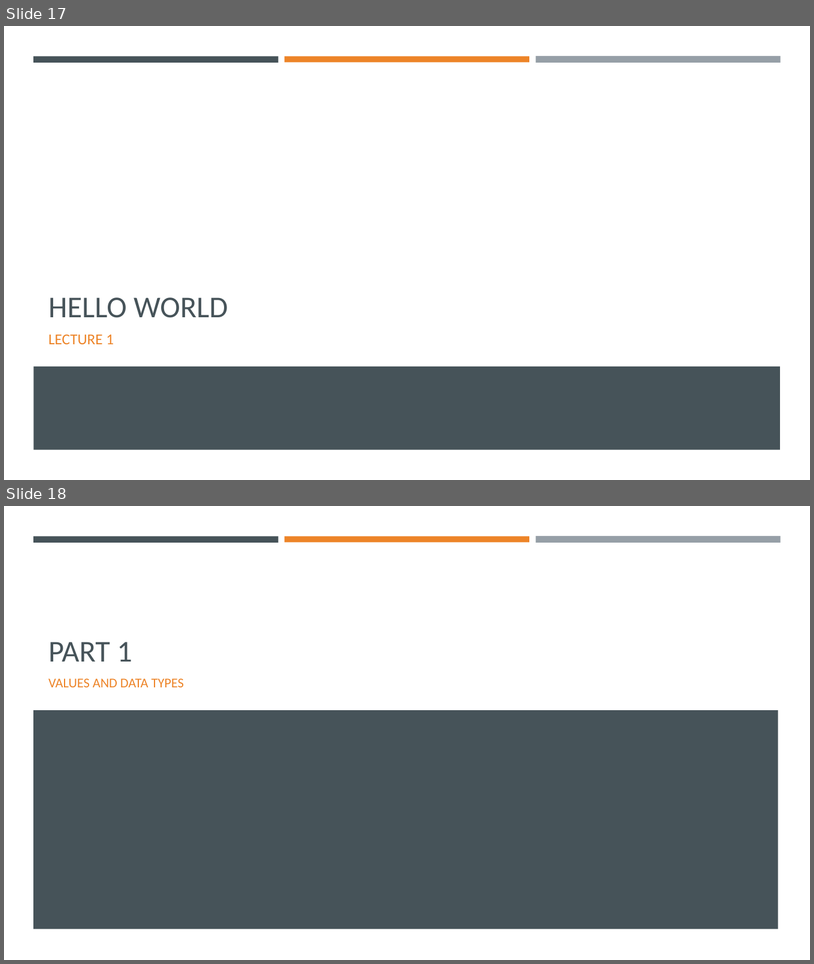
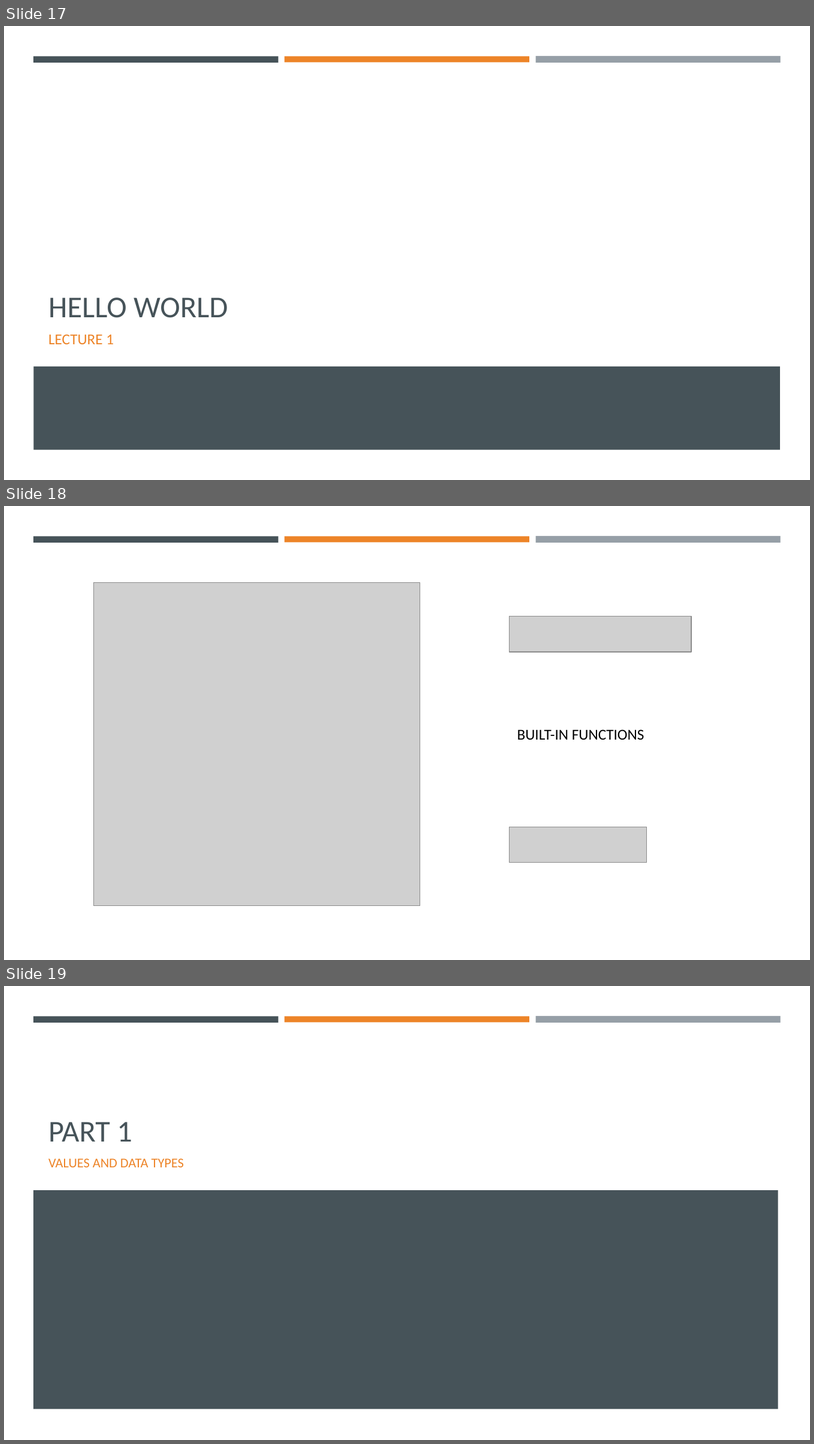
Before and after one commit to Ghost0396/iot, a slide deck: python/Python 3.pptx. Shown one above the other, each under a label of ours: slides 17 and 18 before the commit, slides 17, 18 and 19 after it. The pictures are 814x964 and 814x1444 pixels, drawn with LibreOffice and Linux fonts; fonts in the diff are those of the drawing; grey boxes stand for pictures. Boxes give left, top, right and bottom in pixels: in the first picture for what was removed or moved away, otherwise in the second. Text is boxed around its words. In the diff, an @@ line names an element or a change of style, - is before the commit and + after.

```diff
--- a/python/Python 3.pptx
+++ b/python/Python 3.pptx
@@ slide 18 added at bbox=[4, 506, 810, 960], background #FFFFFF; not listed: 3 template elements that a slide beside it also shows @@
@@ picture added at bbox=[93, 583, 420, 905] @@
@@ picture added at bbox=[510, 616, 692, 652] @@
@@ text added at bbox=[518, 729, 645, 740], 18 pt, text #000000 @@
+BUILT-IN FUNCTIONS
@@ picture added at bbox=[510, 826, 647, 862] @@
@@ what was slide 18 is now slide 19 @@
```
Also in this commit, not shown: 1 slide changed, 10 other slides added, 4 other files.
